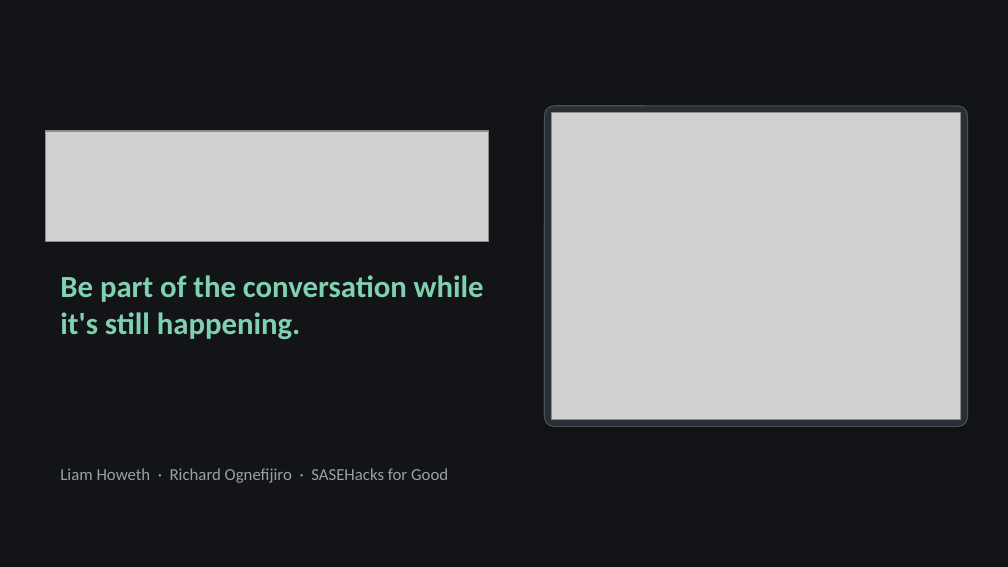
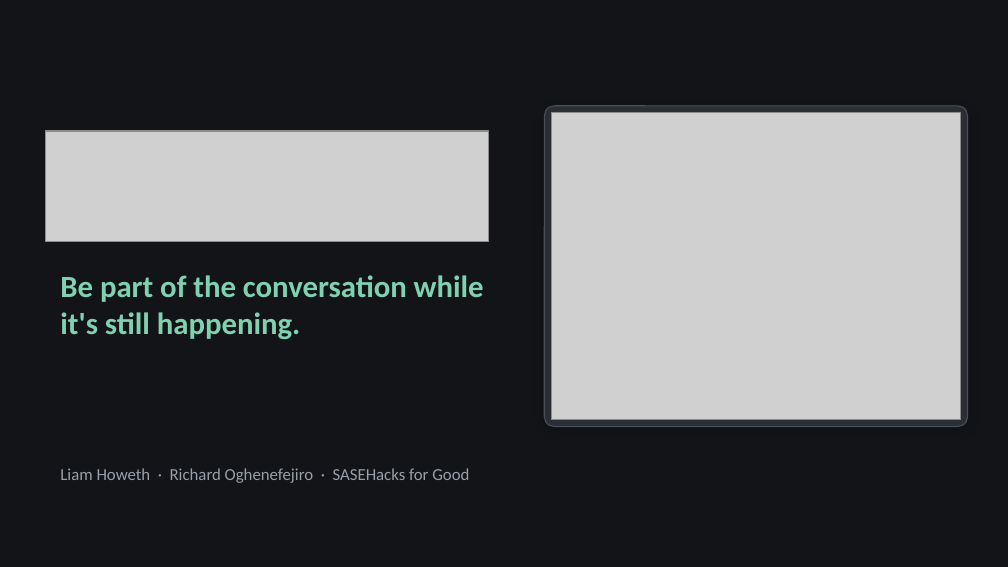
Before and after one commit to LiamHoweth/HACKATHON, a slide deck: slide 1 of docs/deck/final/Still_Here_6.pptx. Drawn at 1008x567 pixels with LibreOffice and Linux fonts; fonts in the diff are those of the drawing; grey boxes stand for pictures. Boxes give left, top, right and bottom in pixels: in the first picture for what was removed or moved away, otherwise in the second. Text is boxed around its words. In the diff, an @@ line names an element or a change of style, - is before the commit and + after.

```diff
--- a/docs/deck/final/Still_Here_6.pptx
+++ b/docs/deck/final/Still_Here_6.pptx
@@ text at (60, 468, 469, 483): text changed @@
-Liam Howeth · Richard Ognefijiro · SASEHacks for Good
+Liam Howeth · Richard Oghenefejiro · SASEHacks for Good
```
Also in this commit, not shown: 3 other files.
